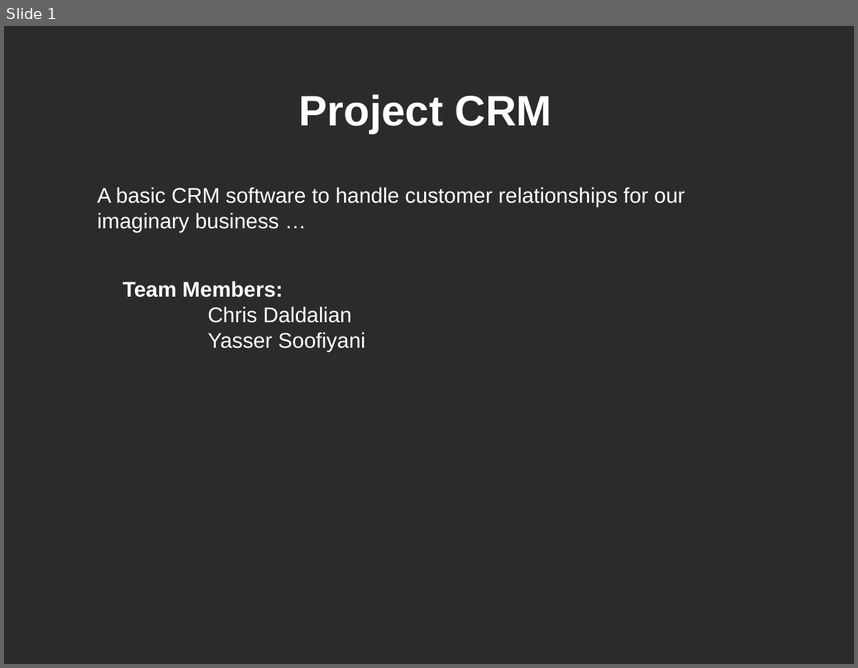
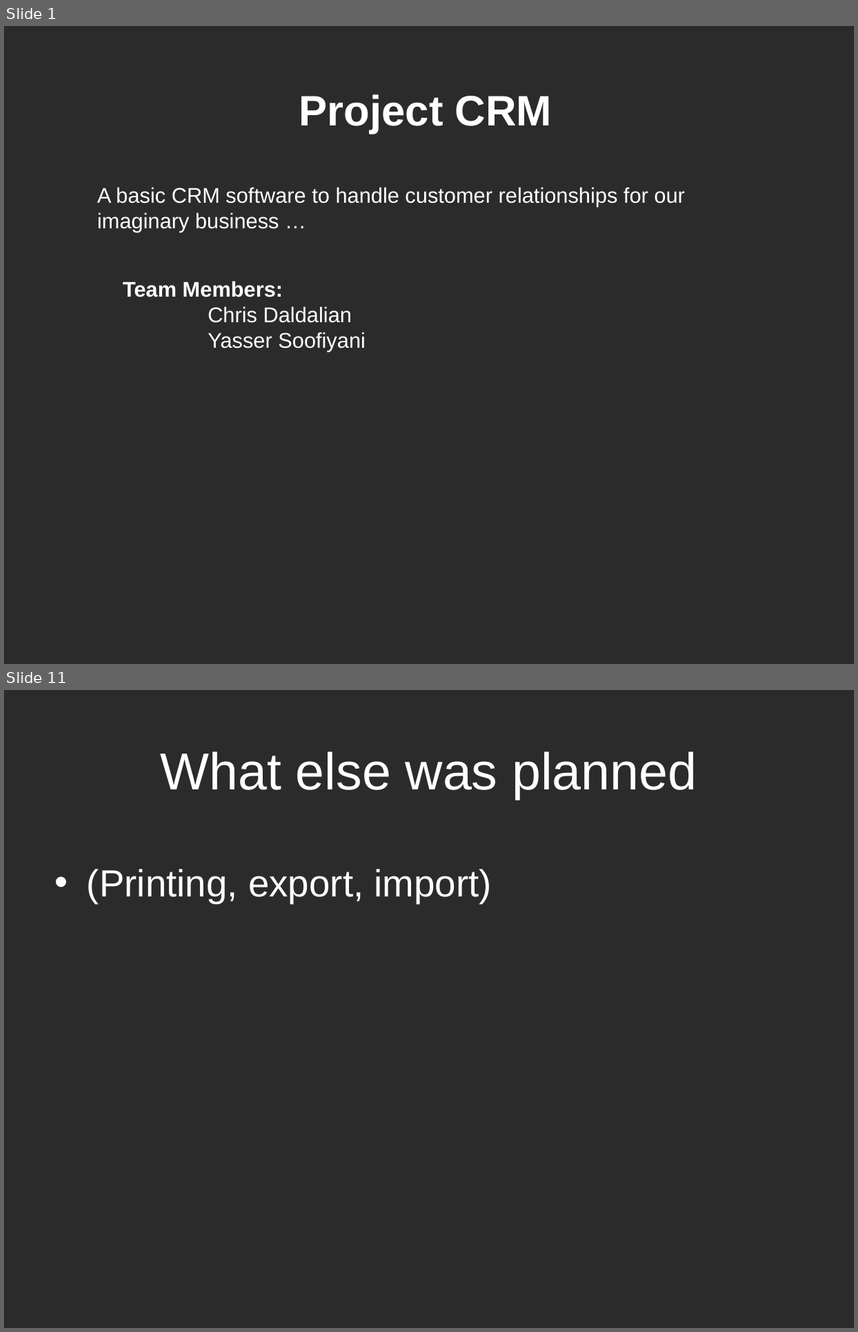
Before and after one commit to ChrDald/ProjectCRM, a slide deck: Presentation/Project CRM.ppt. Shown one above the other, each under a label of ours: slide 1 before the commit, slides 1 and 11 after it; the slides between them are not shown. The pictures are 858x668 and 858x1332 pixels, drawn with LibreOffice and Linux fonts; fonts in the diff are those of the drawing; background and template pictures are left out; a plain dark background stands for a picture behind light text. Boxes give left, top, right and bottom in pixels: in the first picture for what was removed or moved away, otherwise in the second. Text is boxed around its words. In the diff, an @@ line names an element or a change of style, - is before the commit and + after.

```diff
--- a/Presentation/Project CRM.ppt
+++ b/Presentation/Project CRM.ppt
@@ slide 11 added at (4, 690, 854, 1328), background picture (left out) @@
@@ title added at (160, 751, 697, 799), 44 pt, text #FFFFFF @@
+What else was planned
@@ text added at (87, 869, 492, 903), 32 pt, text #FFFFFF @@
+• (Printing, export, import)
```
Also in this commit, not shown: 10 other slides added, 9 slides removed, 1 other file.
